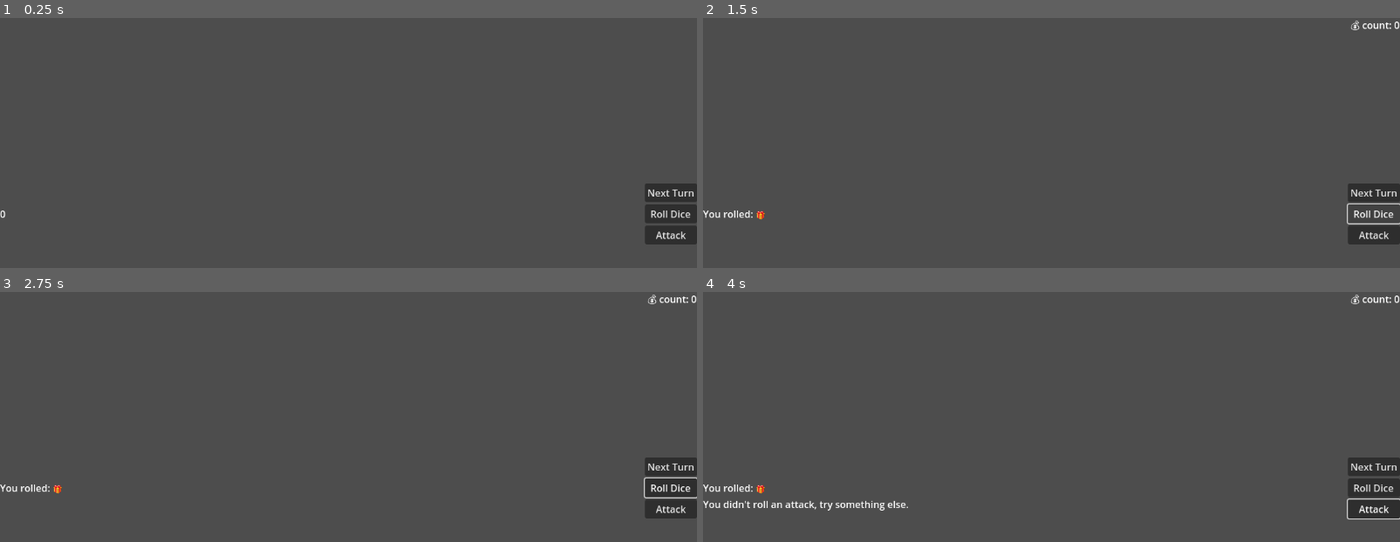
Above: before the commit, frames 1-4 (two rows, left to right).
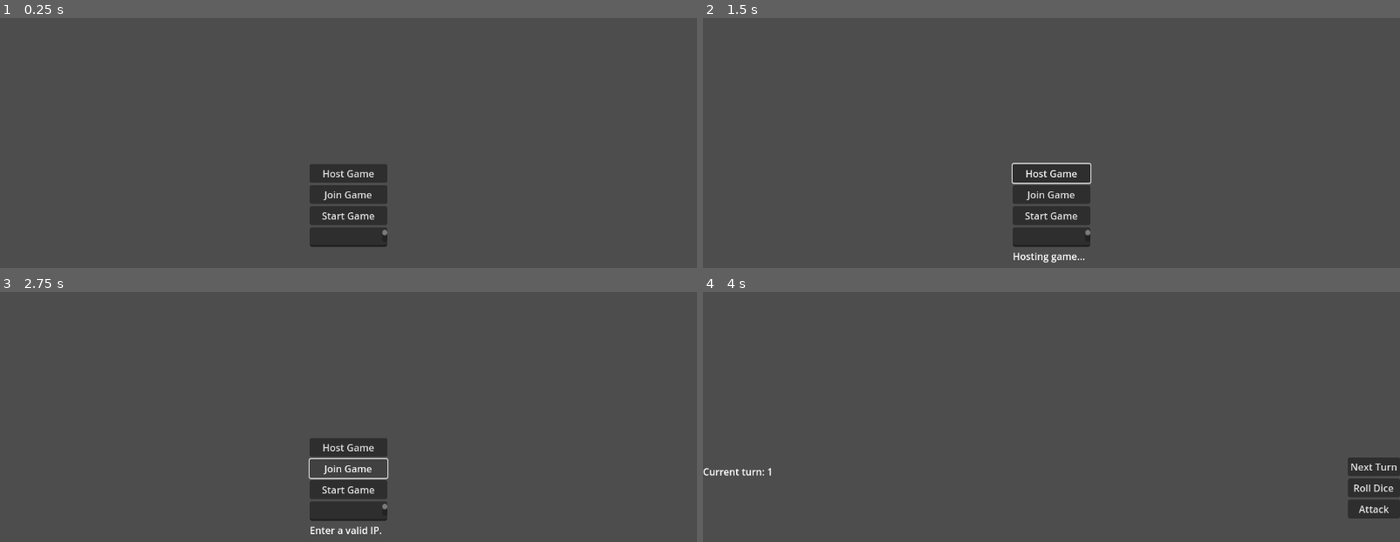
Above: after the commit, the same moments.

Repository: OliverKozul/DiceGame
Game: Godot game, scene res://Scenes/Lobby.tscn
Two runs of this game, one before a commit and one after it. Both use one fixed random seed, a clock stepped at 60 frames per second and the inputs below. Before the commit the project starts from res://Scenes/DiceButton.tscn.
Inputs (mouse positions are in pixels of both pictures, inside the frame that each line leads up to):
- Up to frame 1 (0.25 s): no input
- Up to frame 2 (1.5 s): click (1051, 173) at 0.5 s, where only the run after the commit has a clickable "Host Game"; click (1372, 213) at 1.25 s, where only the run before the commit has a clickable "Roll Dice"
- Up to frame 3 (2.75 s): click (348, 469) at 2 s, where only the run after the commit has a clickable "Join Game"
- Up to frame 4 (4 s): click (1372, 509) at 2.75 s, where only the run before the commit has a clickable "Attack"; click (1051, 489) at 3.5 s, where only the run after the commit has a clickable "Start Game"

The runs differ from the first frame. In frame 1, 4.7% of the frame differs, in the area x 0-100%, y 58-92%; in frame 2, 4.9%, in the area x 0-100%, y 1-98%; in frame 3, 4.7%; in frame 4, 0.9%.

Commit message:
Added basic multiplayer

Diff:
--- /dev/null
+++ b/Scenes/Lobby.tscn
@@ -0,0 +1,58 @@
+[gd_scene load_steps=2 format=3 uid="uid://cqw7hwgei7l50"]
+
+[ext_resource type="Script" path="res://Scripts/Lobby.gd" id="1_t77qt"]
+
+[node name="Control" type="Control"]
+layout_mode = 3
+anchors_preset = 15
+anchor_right = 1.0
+anchor_bottom = 1.0
+offset_left = -20.0
+offset_top = -20.0
+offset_right = -20.0
+offset_bottom = -20.0
+grow_horizontal = 2
+grow_vertical = 2
+
+[node name="CanvasLayer" type="CanvasLayer" parent="."]
+script = ExtResource("1_t77qt")
+
+[node name="MarginContainer" type="MarginContainer" parent="CanvasLayer"]
+anchors_preset = 8
+anchor_left = 0.5
+anchor_top = 0.5
+anchor_right = 0.5
+anchor_bottom = 0.5
+offset_left = -20.0
+offset_top = -20.0
+offset_right = 20.0
+offset_bottom = 20.0
+grow_horizontal = 2
+grow_vertical = 2
+
+[node name="VBoxContainer" type="VBoxContainer" parent="CanvasLayer/MarginContainer"]
+layout_mode = 2
+
+[node name="HostGameButton" type="Button" parent="CanvasLayer/MarginContainer/VBoxContainer"]
+unique_name_in_owner = true
+layout_mode = 2
+text = "Host Game"
+
+[node name="JoinGameButton" type="Button" parent="CanvasLayer/MarginContainer/VBoxContainer"]
+unique_name_in_owner = true
+layout_mode = 2
+text = "Join Game"
+
+[node name="StartGameButton" type="Button" parent="CanvasLayer/MarginContainer/VBoxContainer"]
+unique_name_in_owner = true
+layout_mode = 2
+text = "Start Game"
+
+[node name="ServerIPTextEdit" type="TextEdit" parent="CanvasLayer/MarginContainer/VBoxContainer"]
+unique_name_in_owner = true
+custom_minimum_size = Vector2(128, 32)
+layout_mode = 2
+
+[node name="ConnectionStatusLabel" type="Label" parent="CanvasLayer/MarginContainer/VBoxContainer"]
+unique_name_in_owner = true
+layout_mode = 2
--- a/Scripts/DiceButton.gd
+++ b/Scripts/DiceButton.gd
@@ -9,33 +9,84 @@
 @onready var attack_label = %AttackLabel
 @onready var gold_label = %GoldLabel
 
-
 var die_faces = ["⚔", "⚔", "💰", "💰", "🎁", "🎁"]
-var roll_result : String = ""
 var gold_count : int = 0
 
 func _ready():
-	roll_result_label.text = str(Global.current_turn)
 	roll_button.pressed.connect(_on_roll_button_pressed)
 	next_turn_button.pressed.connect(_on_next_turn_button_pressed)
 	attack_button.pressed.connect(_on_attack_button_pressed)
 
+	if multiplayer.is_server():
+		Global.current_turn = 1
+		turn_label.text = "Current turn: 1"
+	else:
+		rpc_id(1, "request_turn_sync")
+
+### **Player Rolls**
+@rpc("any_peer", "call_local")
 func _on_roll_button_pressed():
-	roll_result = die_faces[randi() % die_faces.size()]
+	var player_id = multiplayer.get_unique_id()
+
+	# Prevent rolling more than once per turn
+	if Global.players_rolled.get(player_id, false):
+		print("You already rolled this turn!")
+		return
+
+	var roll_result = die_faces[randi() % die_faces.size()]
 	roll_result_label.text = "You rolled: " + roll_result
 
-	match roll_result:
-		"💰":
-			gold_count += 1
+	if roll_result == "💰":
+		gold_count += 1
+		gold_label.text = "💰 count: " + str(gold_count)
 
-	gold_label.text = "💰 count: " + str(gold_count)
+	Global.players_rolled[player_id] = true  # Mark as rolled
 
+	# Send result to all players
+	rpc("sync_roll_result", player_id, roll_result)
+
+### **Sync Roll Result for Everyone**
+@rpc("any_peer", "call_local")
+func sync_roll_result(player_id, roll_result):
+	Global.players_rolled[player_id] = true
+	print(Global.current_turn, ". turn, Player %s rolled: %s" % [player_id, roll_result])
+
+### **Check if All Players Have Rolled**
+func check_all_players_rolled():
+	var all_players = multiplayer.get_peers()
+	all_players.append(multiplayer.get_unique_id())  # Include the host in the list
+
+	var all_rolled = true
+	for id in all_players:
+		if not Global.players_rolled.get(id, false):
+			all_rolled = false
+			break
+
+	return all_rolled
+
+### **Next Phase (Only Host Can Trigger)**
+@rpc("authority", "call_local")
 func _on_next_turn_button_pressed():
-	Global.current_turn += 1
+	if multiplayer.is_server() and check_all_players_rolled():
+		Global.current_turn += 1
+		rpc("sync_turn", Global.current_turn)
+
+@rpc("any_peer", "call_local")
+func sync_turn(new_turn):
+	Global.players_rolled.clear()
+	Global.current_turn = new_turn
 	turn_label.text = "Current turn: " + str(Global.current_turn)
 
+### **Attack System**
+@rpc("any_peer", "call_local")
 func _on_attack_button_pressed():
-	if roll_result == "⚔":
+	if roll_result_label.text.contains("⚔"):
 		attack_label.text = "You killed the enemy."
 	else:
 		attack_label.text = "You didn't roll an attack, try something else."
+
+### **Request Turn Sync (For Late Joiners)**
+@rpc("any_peer", "call_local")
+func request_turn_sync():
+	if multiplayer.is_server():
+		rpc_id(multiplayer.get_remote_sender_id(), "sync_turn", Global.current_turn)
--- a/Scripts/Globals/Global.gd
+++ b/Scripts/Globals/Global.gd
@@ -1,3 +1,4 @@
 extends Node
 
 var current_turn: int = 0
+var players_rolled = {}  # Stores whether each player has rolled
--- /dev/null
+++ b/Scripts/Lobby.gd
@@ -0,0 +1,76 @@
+extends CanvasLayer
+
+var peer = ENetMultiplayerPeer.new()
+
+@onready var status_label = %ConnectionStatusLabel
+@onready var ip_input = %ServerIPTextEdit
+
+@onready var host_game_button = %HostGameButton
+@onready var join_game_button = %JoinGameButton
+@onready var start_game_button = %StartGameButton
+
+const PORT = 7777
+var game_started : bool = false
+
+func _ready():
+	multiplayer.peer_connected.connect(_on_peer_connected)
+	multiplayer.peer_disconnected.connect(_on_peer_disconnected)
+	multiplayer.connected_to_server.connect(_on_connected_to_server)
+	multiplayer.connection_failed.connect(_on_connection_failed)
+
+	host_game_button.pressed.connect(_on_host_button_pressed)
+	join_game_button.pressed.connect(_on_join_button_pressed)
+	start_game_button.pressed.connect(_on_start_game_pressed)
+
+# Host a Game
+func _on_host_button_pressed():
+	peer.create_server(PORT, 4)  # Max 4 players
+	multiplayer.multiplayer_peer = peer
+	status_label.text = "Hosting game..."
+	print("Server started on port ", PORT)
+
+# Join a Game
+func _on_join_button_pressed():
+	var ip = ip_input.text.strip_edges()
+	if ip.is_empty():
+		status_label.text = "Enter a valid IP."
+		return
+
+	peer.create_client(ip, PORT)
+	multiplayer.multiplayer_peer = peer
+	status_label.text = "Joining server..."
+	print("Attempting to connect to ", ip)
+
+# Connection Success
+func _on_peer_connected(id):
+	print("Player ", id, " joined.")
+
+func _on_peer_disconnected(id):
+	print("Player ", id, " left.")
+
+func _on_connected_to_server():
+	status_label.text = "Connected to server!"
+	print("Connected to server!")
+
+func _on_connection_failed():
+	status_label.text = "Connection failed."
+	print("Failed to connect.")
+
+func _on_start_game_pressed():
+	if multiplayer.is_server():
+		start_game.rpc()  # Broadcast to all players
+
+@rpc("any_peer", "call_local")
+func start_game():
+	if not is_inside_tree():
+		print("Error: Node is not inside the scene tree yet!")
+		return
+
+	if multiplayer.is_server():
+		if game_started:
+			return  # Prevent multiple calls
+		game_started = true
+		start_game.rpc()  # Broadcast to all clients
+
+	print("Changing scene for peer:", multiplayer.get_unique_id())
+	get_tree().change_scene_to_file("res://Scenes/PlayerUI.tscn")
--- a/project.godot
+++ b/project.godot
@@ -11,7 +11,7 @@
 [application]
 
 config/name="DiceGame"
-run/main_scene="res://Scenes/DiceButton.tscn"
+run/main_scene="res://Scenes/Lobby.tscn"
 config/features=PackedStringArray("4.3", "Forward Plus")
 config/icon="res://icon.svg"
 
Not shown: 2 places in Scenes/PlayerUI.tscn that only renumber resources
